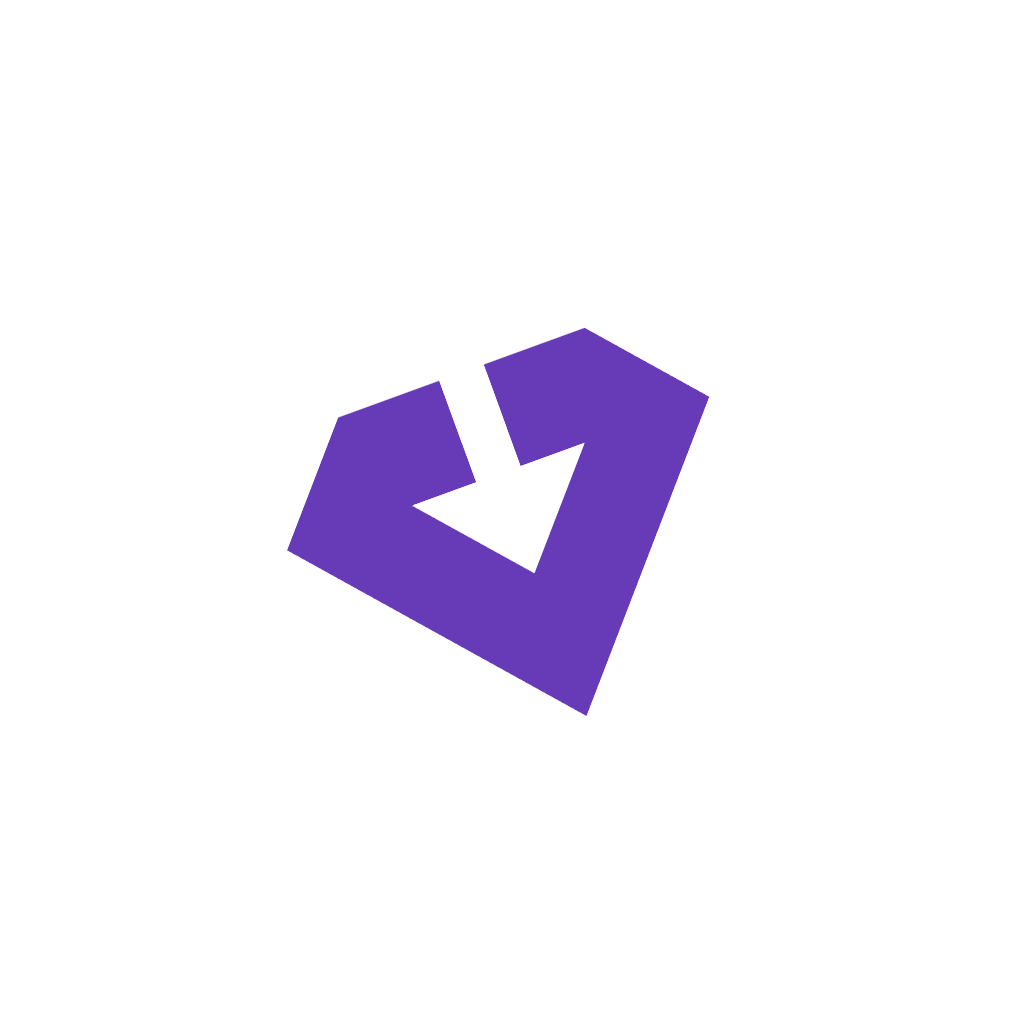
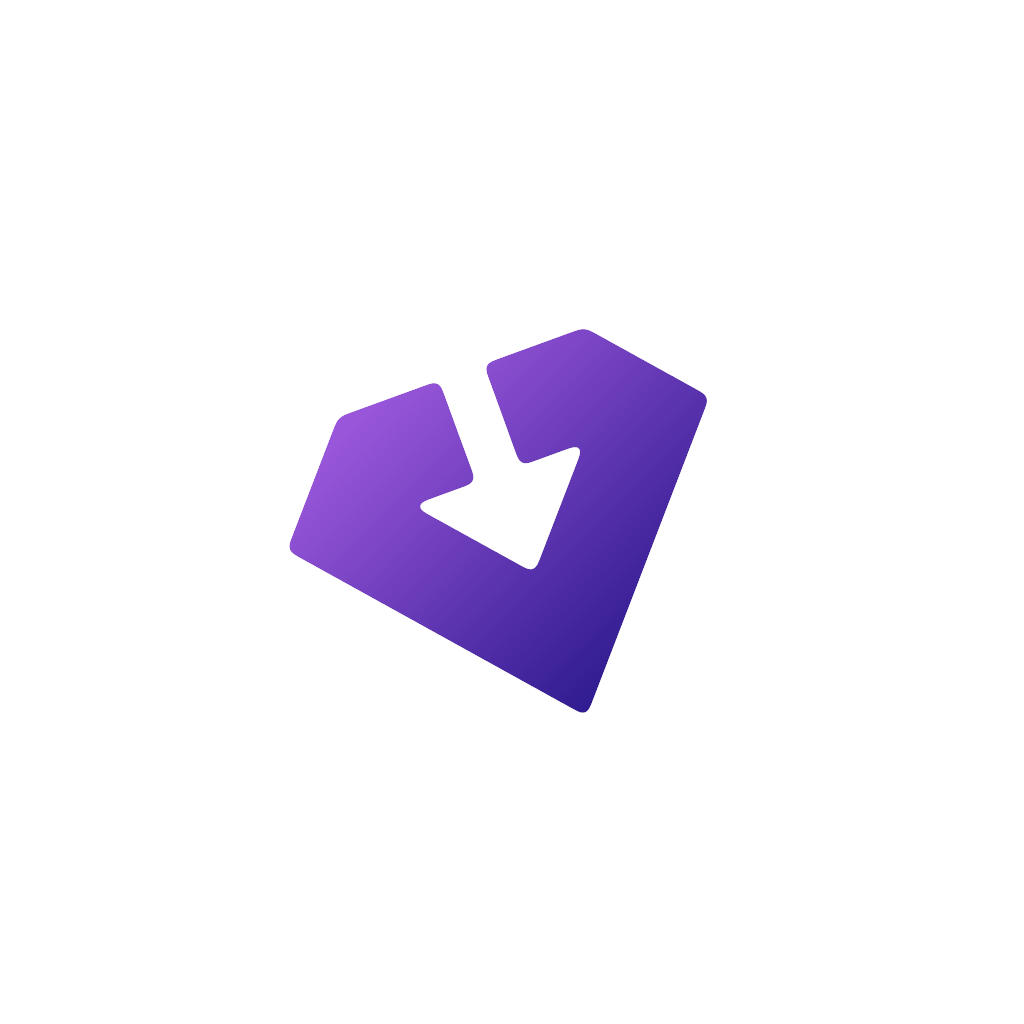
Before/after of a 1024 × 1024 layered artwork. What changed in the layer stack:
added layer "Layer 9" (overlay, 75%) in group "Group 1" over bbox(287, 327, 710, 716)
added layer "Layer 8" in group "Group 1" over bbox(289, 328, 708, 713)
hid "Layer 5" over bbox(412, 356, 585, 574)
hid "Layer 3" over bbox(287, 327, 710, 716)